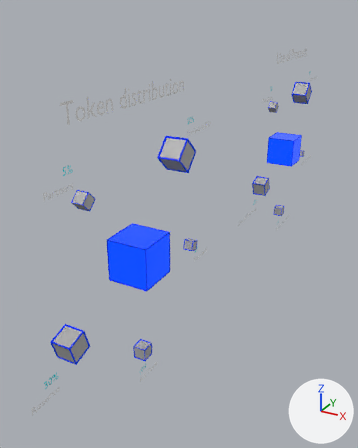
One commit to the glTF model src/tokenModel.glb: the scene before it, then after it.
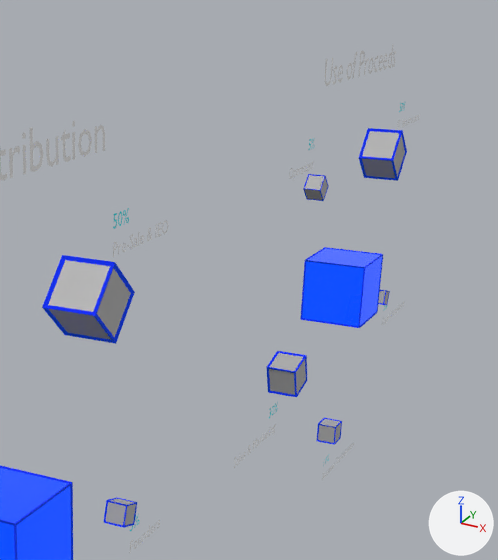
The first picture shows the older version from a 50 mm camera at (2.67, -6.48, 2.41) aimed at (-0.64, -0.46, -0.59). The close-ups show both versions on the part from 39% to 98% of the width and 6% to 59% of the height of that picture; other places that the commit changed are outside them. The lights are fixed; the arrows at lower right show +X, +Y and +Z. Where no turn or scale is listed for an object, it has been applied to the vertices.

The older version as bpy lines, for what is in view:
```python
ob_cube_002 = bpy.data.objects.new('Cube.002', me_cube_002)
ob_cube_002.parent = ob_left
ob_cube_002.location = (0.296, 0.944, 0.0)
ob_cube_002.rotation_euler = (-0.282, -1.571, 0.0)  # degrees (-16, -90, 0)
ob_cube_002.scale = (0.0481, 0.0481, 0.0481)
ob_cube_005 = bpy.data.objects.new('Cube.005', me_cube_007)
ob_cube_005.parent = ob_right
ob_cube_005.location = (-0.73, 0.665, 0.0)
ob_cube_005.rotation_euler = (0.826, -1.571, 0.0)  # degrees (47, -90, 0)
ob_cube_005.scale = (0.108, 0.108, 0.108)
ob_cube_007 = bpy.data.objects.new('Cube.007', me_cube_009)
ob_cube_007.parent = ob_right
ob_cube_007.location = (0.296, 0.944, 0.0)
ob_cube_007.rotation_euler = (-0.282, -1.571, 0.0)  # degrees (-16, -90, 0)
ob_cube_007.scale = (0.0481, 0.0481, 0.0481)
ob_cube_008 = bpy.data.objects.new('Cube.008', me_cube_010)
ob_cube_008.parent = ob_right
ob_cube_008.location = (0.296, -0.936, 0.0)
ob_cube_008.rotation_euler = (-2.851, -1.571, 0.0)  # degrees (-163, -90, 0)
ob_cube_008.scale = (0.0839, 0.0839, 0.0839)
ob_cube_009 = bpy.data.objects.new('Cube.009', me_cube_011)
ob_cube_009.parent = ob_right
ob_cube_009.location = (0.987, 0.0, 0.0)
ob_cube_009.rotation_euler = (1.572, -1.571, 0.0)  # degrees (90, -90, 0)
ob_cube_009.scale = (0.0594, 0.0594, 0.0594)
ob_left = bpy.data.objects.new('Left', me_circle)
ob_left.location = (0.0, -2.5, -0.0547)
ob_left.rotation_euler = (0.0, 1.571, 0.0)  # degrees (0, 90, 0)
ob_left.scale = (1.26, 1.26, 1.26)
ob_right = bpy.data.objects.new('Right', me_circle_004)
ob_right.location = (0.0, 2.5, -0.0547)
ob_right.rotation_euler = (0.0, 1.571, 0.0)  # degrees (0, 90, 0)
ob_right.scale = (1.26, 1.26, 1.26)
ob_text_002 = bpy.data.objects.new('Text.002', me_text_002)
ob_text_002.parent = ob_cube_002
ob_text_002.location = (0.0, 2.6, -2.231)
ob_text_002.rotation_euler = (1.571, -0.282, 1.571)  # degrees (90, -16, 90)
ob_text_002.scale = (1.75, 1.75, 1.75)
ob_text_010 = bpy.data.objects.new('Text.010', me_text_010)
ob_text_010.parent = ob_left
ob_text_010.location = (-1.271, -0.811, 0.0)
ob_text_010.rotation_euler = (0.0, 0.0, 1.571)  # degrees (0, 0, 90)
ob_text_010.scale = (0.213, 0.213, 0.213)
# also in view: 'Cube.004' at (0.0, -1.66, 0.87); 'MainCube' at (0.0, -2.5, -0.05); 'MainCube.001' at (0.0, 2.5, -0.05)
```
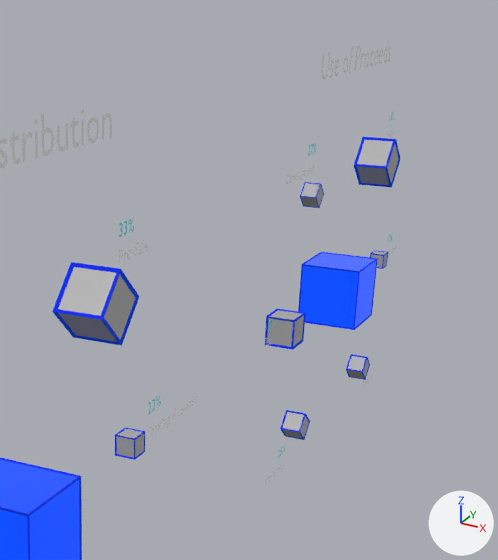
ob_left is not drawn itself; it is the parent of ob_circle_001, ob_circle_002, ob_circle_003, ob_cube, ob_cube_001, ob_cube_002, ob_cube_003, ob_cube_004.
ob_right is not drawn itself; it is the parent of ob_circle_004, ob_circle_005, ob_circle_006, ob_cube_005, ob_cube_006, ob_cube_007, ob_cube_008, ob_cube_009.

Pixel boxes [x1, y1, x2, y2] of what changed, in the close-ups (498 x 560 px):
'MainCube', moved, rescaled: before [0, 465, 73, 560]; after [0, 458, 82, 560]
'Cube.004', moved, rescaled (6% narrower): before [42, 255, 135, 344]; after [52, 262, 139, 346]
'MainCube.001', moved, rescaled: before [300, 247, 383, 328]; after [298, 252, 377, 330]
'Cube.008', moved, rescaled, turned: before [266, 351, 307, 397]; after [265, 309, 305, 350]
'Cube.005', moved, rescaled: before [359, 128, 407, 181]; after [354, 137, 400, 187]
'Text.010', moved, rescaled: before [0, 121, 105, 181]; after [0, 108, 112, 168]
'Cube.002', moved, rescaled, turned: before [103, 498, 137, 528]; after [115, 427, 145, 460]
'Cube.009', moved, rescaled, turned: before [316, 418, 342, 445]; after [346, 354, 370, 380]
'Text.011', moved, rescaled: before [325, 45, 396, 86]; after [322, 39, 391, 80]
'Cube.006', moved, rescaled (7% narrower): before [303, 174, 329, 201]; after [300, 182, 324, 208]
'Cube.011', added: after [280, 410, 310, 440]
'Cube.007', moved, rescaled, turned: before [378, 290, 390, 305]; after [370, 250, 388, 269]
'Text', moved, rescaled (46% narrower, 32% shorter): before [113, 220, 168, 257]; after [119, 239, 148, 264]
'Text.003', moved, rescaled, turned: before [130, 520, 160, 553]; after [148, 396, 197, 438]
'Text.001', moved, rescaled: before [113, 208, 129, 229]; after [119, 219, 134, 237]
'Text.014', moved, rescaled, turned: before [234, 424, 276, 468]; after [263, 337, 271, 349]
'Text.013', moved, rescaled (16% wider): before [289, 162, 313, 181]; after [286, 165, 314, 185]
'Text.002', moved, rescaled, turned: before [130, 513, 139, 531]; after [148, 396, 161, 414]
'Text.017', moved, rescaled, turned: before [322, 443, 354, 480]; after [362, 375, 372, 387]
'Text.021', moved, rescaled: before [398, 115, 419, 128]; after [387, 130, 394, 138]
'Text.018', moved, rescaled, turned: before [382, 302, 404, 325]; after [386, 246, 397, 257]
'Text.012', moved, rescaled: before [309, 138, 314, 150]; after [308, 143, 316, 156]
'Text.015', moved, rescaled, turned: before [269, 402, 278, 418]; after [266, 322, 272, 330]
'Text.020', moved, rescaled (14% narrower): before [399, 103, 405, 112]; after [389, 112, 394, 121]
'Text.019', moved, rescaled, turned (not visible before): after [388, 233, 393, 242]

The change, as a list of edits to the scene's bpy script:
```text
Add mat_subcubematerial_004:
    mat_subcubematerial_004 = principled_material('subCubeMaterial.004')
    mat_subcubematerial_004.base_color = (0.402, 0.402, 0.402)  # grey #aaaaaa
Add mat_subsubcubematerial_004:
    mat_subsubcubematerial_004 = principled_material('subsubCubeMaterial.004')
    mat_subsubcubematerial_004.base_color = (0.00289, 0.0, 1.0)  # blue #0a00ff
    mat_subsubcubematerial_004.metallic = 0.5
    mat_subsubcubematerial_004.roughness = 1.0
    mat_subsubcubematerial_004.emission_color = (0.000492, 0.0236, 0.00386)  # black #022a0d
    mat_subsubcubematerial_004.emission_strength = 1.0
Add me_cube_014:
    me_cube_014.from_pydata(...)  # 48 vertices, 108 faces; spans x -0.079..0.079, y -0.112..0.112, z -0.112..0.112
    # faces by material slot: [12, 96]
    me_cube_014.materials.append(mat_subcubematerial_004)  # grey #aaaaaa
    me_cube_014.materials.append(mat_subsubcubematerial_004)  # blue #0a00ff
Change ob_left:
    ob_left.location: (0.0, -2.5, -0.0547) -> (0.0, -2.389, -0.0547)
    ob_left.scale: (1.26, 1.26, 1.26) -> (1.2, 1.2, 1.2)
Change ob_cube_002:
    ob_cube_002.location: (0.296, 0.944, 0.0) -> (0.0, 0.983, 0.0)
    ob_cube_002.rotation_euler: (-0.282, -1.571, 0.0) -> (0.0, -1.571, 0.0)  # degrees (-16, -90, 0) -> degrees (0, -90, 0)
Change ob_text_002:
    ob_text_002.location: (0.0, 2.6, -2.231) -> (0.0, 3.662, 1.617)
Change ob_text_010:
    ob_text_010.location: (-1.271, -0.811, 0.0) -> (-1.373, -0.811, 0.0)
Change ob_right:
    ob_right.location: (0.0, 2.5, -0.0547) -> (0.0, 2.389, -0.0547)
    ob_right.scale: (1.26, 1.26, 1.26) -> (1.2, 1.2, 1.2)
Change ob_cube_007:
    ob_cube_007.location: (0.296, 0.944, 0.0) -> (0.0, 0.944, 0.0)
    ob_cube_007.rotation_euler: (-0.282, -1.571, 0.0) -> (0.0, -1.571, 0.0)  # degrees (-16, -90, 0) -> degrees (0, -90, 0)
Change ob_cube_008:
    ob_cube_008.location: (0.296, -0.936, 0.0) -> (0.0, -0.983, 0.0)
    ob_cube_008.rotation_euler: (-2.851, -1.571, 0.0) -> (-3.141, -1.571, 0.0)  # degrees (-163, -90, 0) -> degrees (-180, -90, 0)
Change ob_cube_009:
    ob_cube_009.location: (0.987, 0.0, 0.0) -> (0.735, 0.671, 0.0)
    ob_cube_009.rotation_euler: (1.572, -1.571, 0.0) -> (2.387, -1.571, 0.0)  # degrees (90, -90, 0) -> degrees (137, -90, 0)
Change ob_text_011:
    ob_text_011.location: (-1.271, -0.673, 0.0) -> (-1.373, -0.673, 0.0)
Add ob_cube_011:
    ob_cube_011 = bpy.data.objects.new('Cube.011', me_cube_014)
    ob_cube_011.location = (0.0, 1.592, -0.927)
```
